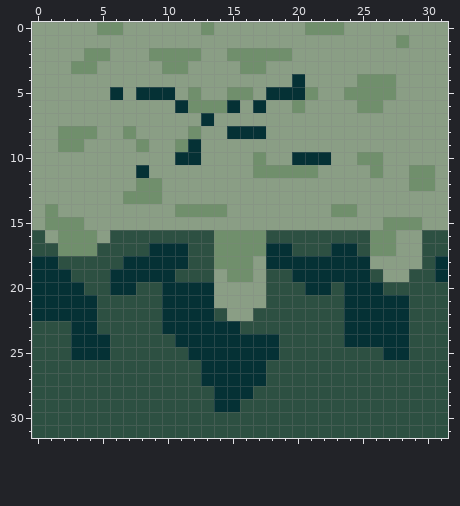
Pixel-art sprite: resources/rockcrack2.png. The picture above was drawn from the file before the commit.
The file is 32x32 pixels.
After the commit:
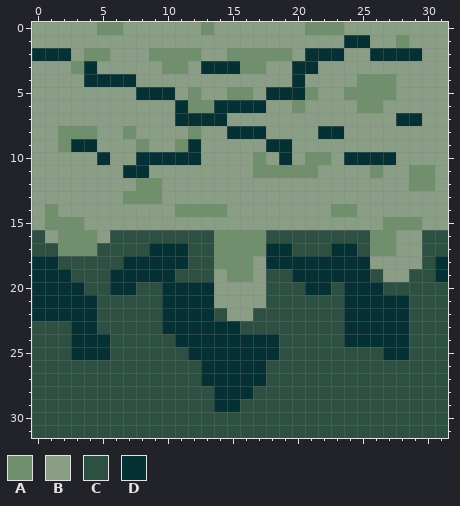
Palette (. is transparent): A #708f6c  B #8a9e85  C #2d5042  D #053135
The exact change:
Colour A replaces colour D in row 10 at x 21 to 22.
Colour B replaces colour D in row 5 at x 6; in row 10 at x 20.
Colour D replaces colour A in row 3 at x 4; in row 6 at x 14; in row 9 at x 3; in row 10 at x 25 to 26.
Colour D replaces colour B in row 1 at x 24 to 25; in row 2 at x 0 to 2, 21 to 23 and 26 to 29; in row 3 at x 13 to 15 and 20 to 21; in row 4 at x 4 to 7; in row 6 at x 16; in row 7 at x 11 to 12, 14 and 28 to 29.
Colour D replaces colour B in row 8 at x 22 to 23; in row 9 at x 4 and 18 to 19; in row 10 at x 5, 8 to 10, 19, 24 and 27; in row 11 at x 7.
